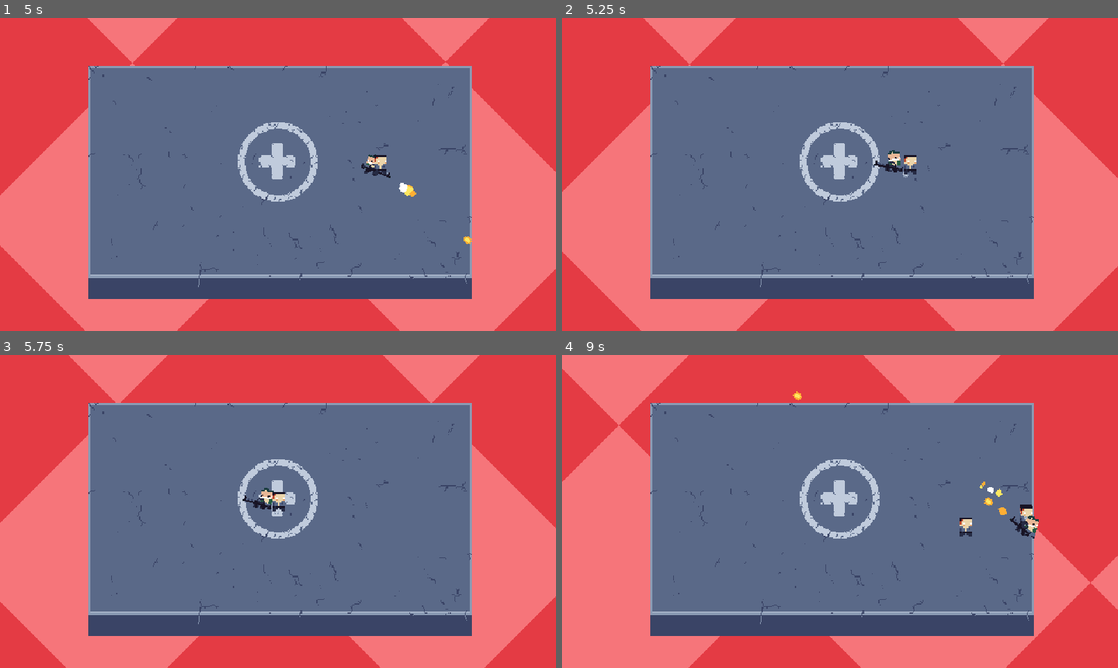
Above: before the commit, frames 1-4 (two rows, left to right).
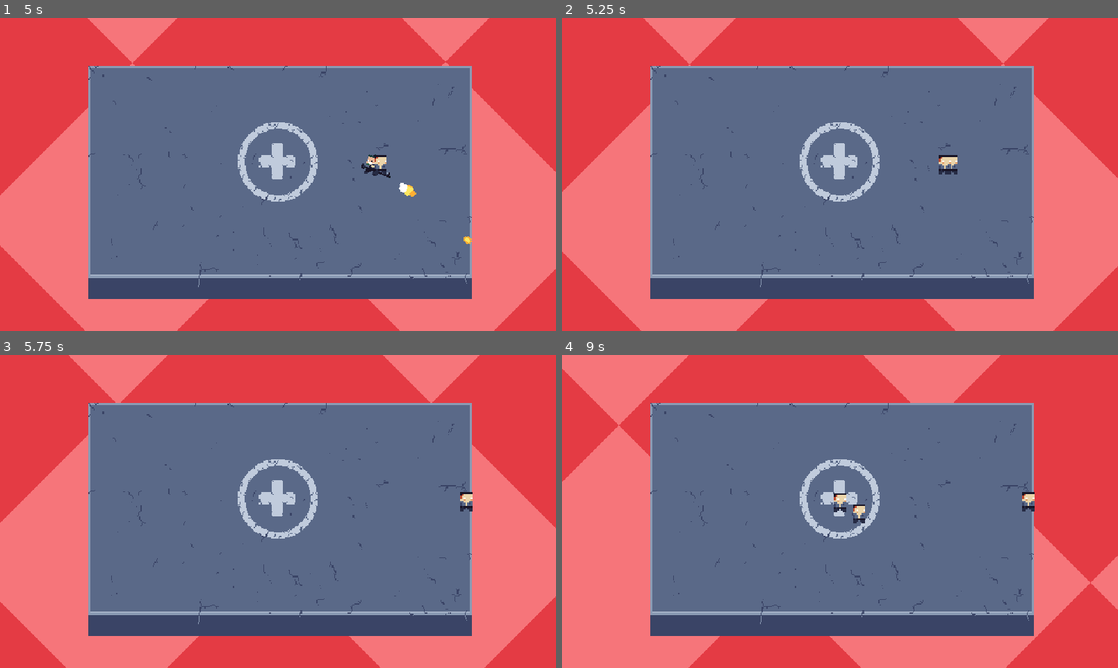
Above: after the commit, the same moments.

Repository: noahpete/zombies
Game: Godot game, scene res://scenes/ui/main_menu/main_menu.tscn
The game is run twice, just before and just after one commit, with the same random seed, the same clock (stepped at 60 frames per second) and the same inputs.
Inputs (mouse positions are in pixels of both pictures, inside the frame that each line leads up to):
- Up to frame 1 (5 s): click "Host" at 0.5 s; move the mouse to (400, 158) at 1.27 s; press the mouse at (400, 158) at 1.28 s; hold D (right) 1.28-2.03 s; move the mouse to (166, 190) at 2.02 s; release the mouse at (166, 190) at 2.03 s; hold S (down) 2.03-2.78 s; tap I at 2.1, 3.6 s; move the mouse to (333, 105) at 2.77 s; press the mouse at (333, 105) at 2.78 s; hold D (right) 2.78-3.53 s; move the mouse to (250, 237) at 3.52 s; release the mouse at (250, 237) at 3.53 s; hold W (up) 3.53-4.28 s; move the mouse to (444, 221) at 4.27 s; press the mouse at (444, 221) at 4.28 s; hold A (left) from 4.28 s (still down)
- Up to frame 2 (5.25 s): keep holding A (left); move the mouse to (673, 127) at 5.02 s; release the mouse at (673, 127) at 5.03 s; tap I at 5.1 s
- Up to frame 3 (5.75 s): keep holding A (left)
- Up to frame 4 (9 s): move the mouse to (867, 511) at 5.77 s; release A (left) at 5.78 s; press the mouse at (867, 511) at 5.78 s; hold S (down) 5.78-6.53 s; move the mouse to (756, 433) at 6.52 s; release the mouse at (756, 433) at 6.53 s; hold D (right) 6.53-7.28 s; tap I at 6.6, 8.1 s; move the mouse to (962, 495) at 7.27 s; press the mouse at (962, 495) at 7.28 s; hold W (up) 7.28-8.03 s; move the mouse to (728, 527) at 8.02 s; release the mouse at (728, 527) at 8.03 s; hold D (right) 8.03-8.78 s; move the mouse to (895, 442) at 8.77 s; press the mouse at (895, 442) at 8.78 s; hold S (down) from 8.78 s (still down)

Frame 1 is identical in both runs. In frame 2, 0.5% of the frame differs, in the area x 56-72%, y 42-52%; in frame 3, 0.4%; in frame 4, 0.8%, in the area x 41-86%, y 11-59%.

Commit message:
Add Player queue_free on death

Diff:
--- a/scenes/entities/player/player.gd
+++ b/scenes/entities/player/player.gd
@@ -6,6 +6,7 @@
 
 @export var max_speed: float = 80.0
 
+var is_active: bool = true
 var input_multiplayer_authority: int
 
 @onready var player_input_synchronizer_component: PlayerInputSynchronizerComponent = $PlayerInputSynchronizerComponent
@@ -27,7 +28,9 @@
 
 func _ready() -> void:
 	player_input_synchronizer_component.set_multiplayer_authority(input_multiplayer_authority)
-	health_component.died.connect(_on_died)
+
+	if is_multiplayer_authority():
+		health_component.died.connect(_on_died)
 
 
 func _process(delta: float) -> void:
@@ -50,11 +53,22 @@
 	if not is_multiplayer_authority():
 		return
 
+	if not is_active:
+		global_position = Vector2.RIGHT * 10e6
+		return
+
 	if player_input_synchronizer_component.is_attack_pressed:
 		_try_shoot()
 
 	velocity = player_input_synchronizer_component.movement_vector * max_speed
 	move_and_slide()
+
+
+func deactivate() -> void:
+	Log.info("Player %s die" % Log.format_peer_id(int(name)), multiplayer)
+	_deactivate_rpc.rpc()
+	await get_tree().create_timer(0.2).timeout
+	queue_free()
 
 
 func _update_aim_position() -> void:
@@ -64,8 +78,14 @@
 	weapon_root.look_at(aim_position)
 
 
+@rpc("authority", "call_local", "reliable")
+func _deactivate_rpc() -> void:
+	is_active = false
+	player_input_synchronizer_component.public_visibility = false
+
+
 func _on_died() -> void:
-	Log.info("Player died", multiplayer)
+	deactivate()
 
 
 @rpc("authority", "call_local", "unreliable")
--- a/scenes/entities/player/player.tscn
+++ b/scenes/entities/player/player.tscn
@@ -230,6 +230,7 @@
 one_shot = true
 
 [node name="HealthComponent" parent="." unique_id=837085478 instance=ExtResource("3_8akj5")]
+max_health = 4
 
 [node name="GPUParticles2D" type="GPUParticles2D" parent="." unique_id=1779271717]
 emitting = false
--- a/scenes/main/main.gd
+++ b/scenes/main/main.gd
@@ -1,8 +1,12 @@
 class_name Main
 extends Node
 
+const SCENE: PackedScene = preload("uid://dmmubmixwr8u")
+
 @onready var multiplayer_spawner: MultiplayerSpawner = $MultiplayerSpawner
 @onready var player_spawn: Marker2D = $World/PlayerSpawn
+
+var players: Dictionary[int, Player]
 
 
 func _ready() -> void:
@@ -14,9 +18,13 @@
 		)
 		var player: Player = Player.create(data.peer_id)
 		player.global_position = player_spawn.global_position
+		players[data.peer_id] = player
 		return player
 
 	peer_ready.rpc_id(Constants.HOST_ID)
+
+	if is_multiplayer_authority():
+		multiplayer.peer_disconnected.connect(_on_peer_disconnected)
 
 
 @rpc("any_peer", "call_local")
@@ -27,3 +35,11 @@
 		multiplayer,
 	)
 	multiplayer_spawner.spawn({ "peer_id": sender_id })
+
+
+func _on_peer_disconnected(peer_id: int) -> void:
+	if players.has(peer_id):
+		var player: Player = players[peer_id]
+		if is_instance_valid(player):
+			player.deactivate()
+		players.erase(peer_id)
--- a/scenes/ui/main_menu/main_menu.gd
+++ b/scenes/ui/main_menu/main_menu.gd
@@ -1,5 +1,7 @@
 class_name MainMenu
 extends Control
+
+const SCENE: PackedScene = preload("uid://dblldxy3eygdu")
 
 @onready var host_button: Button = %HostButton
 @onready var join_button: Button = %JoinButton
@@ -15,7 +17,7 @@
 	var server_peer: ENetMultiplayerPeer = ENetMultiplayerPeer.new()
 	server_peer.create_server(Constants.PORT)
 	multiplayer.multiplayer_peer = server_peer
-	get_tree().change_scene_to_packed(Constants.MAIN_SCENE)
+	get_tree().change_scene_to_packed(Main.SCENE)
 
 
 func _on_join_pressed() -> void:
@@ -26,4 +28,4 @@
 
 func _on_connected_to_server() -> void:
 	Log.info("_on_connected_to_server, changing to main.tscn", multiplayer)
-	get_tree().change_scene_to_packed(Constants.MAIN_SCENE)
+	get_tree().change_scene_to_packed(Main.SCENE)
--- a/scripts/constants.gd
+++ b/scripts/constants.gd
@@ -1,6 +1,4 @@
 class_name Constants
-
-const MAIN_SCENE: PackedScene = preload("uid://dmmubmixwr8u")
 
 const HOST_ID: int = 1
 const PORT: int = 3000
